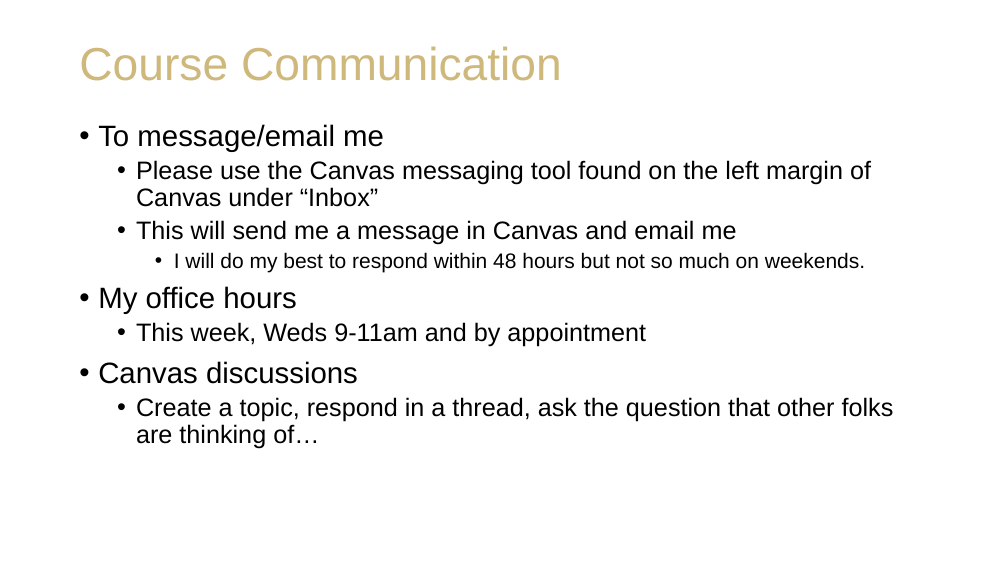
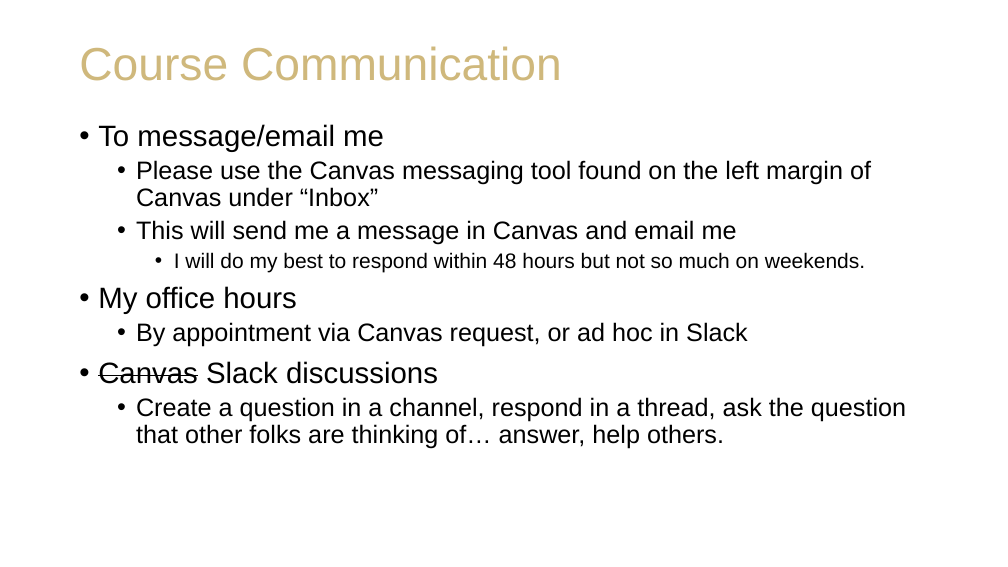
Before and after one commit to staylorx/cu-leeds-baim3220, a slide deck: slide 10 of Week 1/BAIM 3220_ Introductions and Course Expectations.pptx. Drawn at 1008x567 pixels with LibreOffice and Linux fonts; fonts in the diff are those of the drawing; background and template pictures are left out. Boxes give left, top, right and bottom in pixels: in the first picture for what was removed or moved away, otherwise in the second. Text is boxed around its words. In the diff, an @@ line names an element or a change of style, - is before the commit and + after.

Commit message:
Ready for week1

```diff
--- a/Week 1/BAIM 3220_ Introductions and Course Expectations.pptx
+++ b/Week 1/BAIM 3220_ Introductions and Course Expectations.pptx
@@ text at [98, 322, 906, 449]: text changed @@
-  • This week, Weds 9-11am and by appointment
-• Canvas discussions
-  • Create a topic, respond in a thread, ask the question that other folks are thinking of…
+  • By appointment via Canvas request, or ad hoc in Slack
+• Canvas Slack discussions
+  • Create a question in a channel, respond in a thread, ask the question that other folks are thinking of… answer, help others.
```
Also in this commit, not shown: 7 other slides changed, 5 other files.
